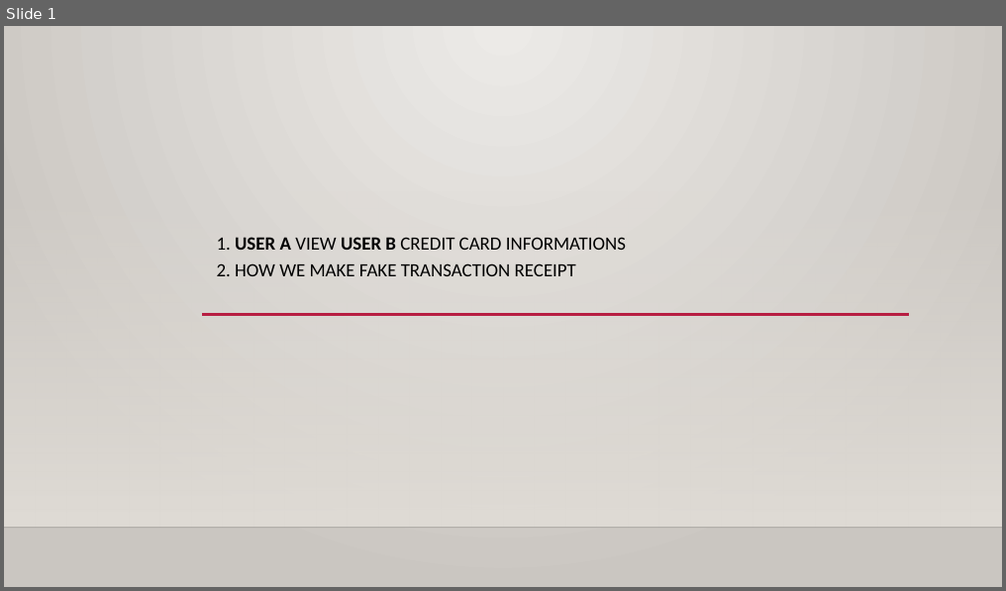
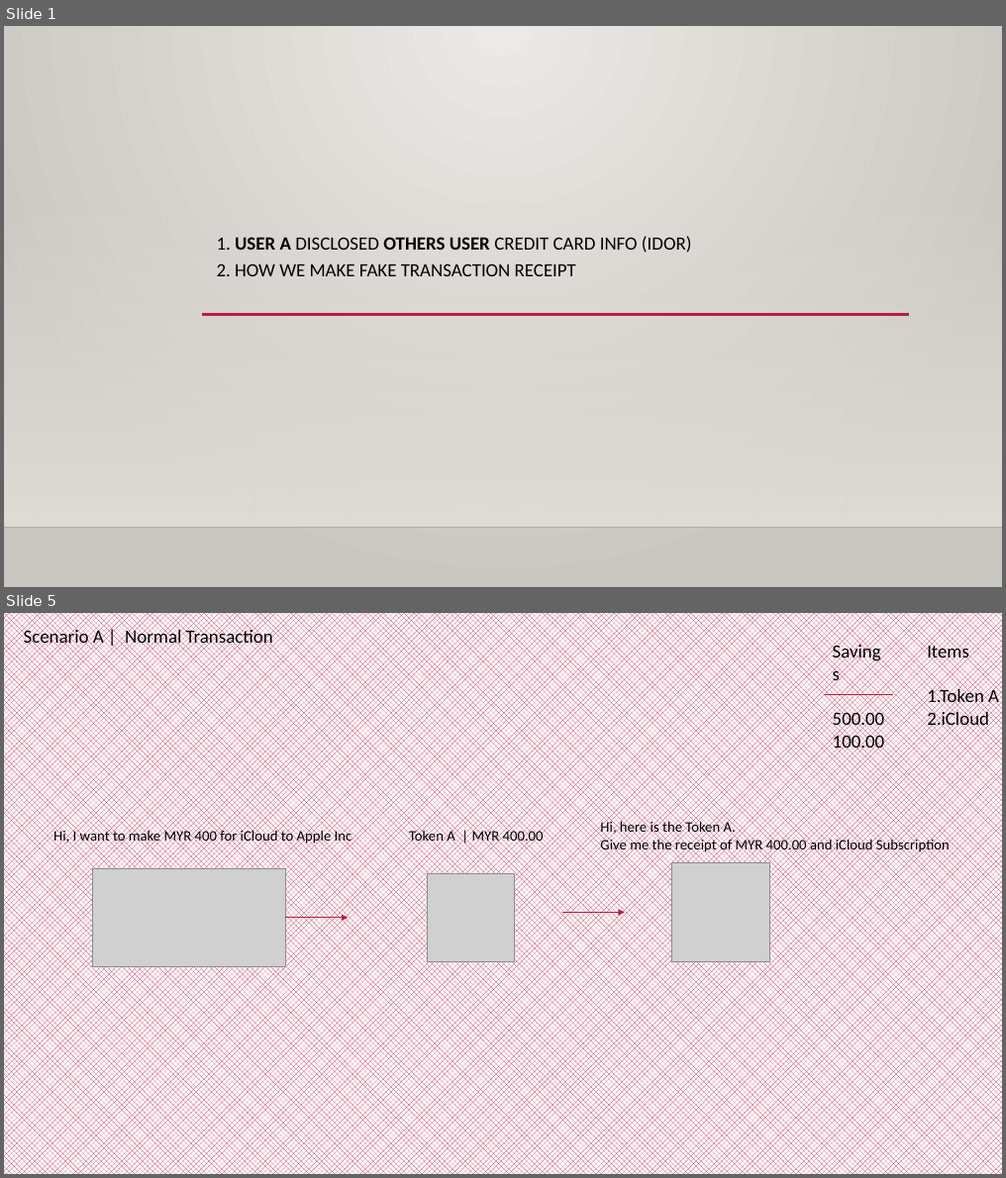
Before and after one commit to Applebois/Presentation-Slides, a slide deck: What Hacker Do In Their Daily Task/Slides.pptx. Shown one above the other, each under a label of ours: slide 1 before the commit, slides 1 and 5 after it; the slides between them are not shown. The pictures are 1006x591 and 1006x1178 pixels, drawn with LibreOffice and Linux fonts; fonts in the diff are those of the drawing; grey boxes stand for pictures; background and template pictures are left out. Boxes give left, top, right and bottom in pixels: in the first picture for what was removed or moved away, otherwise in the second. Text is boxed around its words. In the diff, an @@ line names an element or a change of style, - is before the commit and + after.

```diff
--- a/What Hacker Do In Their Daily Task/Slides.pptx
+++ b/What Hacker Do In Their Daily Task/Slides.pptx
@@ slide 5 added at [4,613,1002,1174], background pattern #B71E42 on #FFFFFF @@
@@ text added at [24,627,273,648], 18 pt, text #000000 @@
+Scenario A | Normal Transaction
@@ text added at [927,643,999,731], 18 pt, text #000000 @@
+Items
+1.Token A
+2.iCloud
@@ line added from (826, 694) to (893, 694), #B71E42 0.75 pt @@
@@ text added at [833,710,885,753], 18 pt, text #000000 @@
+Savings
+500.00
+100.00
@@ text added at [600,819,949,854], 14 pt, text #000000 @@
+Hi, here is the Token A.
+Give me the receipt of MYR 400.00 and iCloud Subscription
@@ text added at [54,828,352,845], 14 pt, text #000000 @@
+Hi, I want to make MYR 400 for iCloud to Apple Inc
@@ text added at [409,828,544,845], 14 pt, text #000000 @@
+Token A | MYR 400.00
@@ picture added at [92,868,285,967] @@
@@ picture added at [427,873,515,961] @@
@@ picture added at [672,863,770,961] @@
@@ arrow added from (285, 918) to (348, 918), #B71E42 0.75 pt @@
@@ arrow added from (561, 912) to (625, 912), #B71E42 0.75 pt @@
@@ slide 1 changed as well @@
@@ subtitle at [217,236,692,276]: text changed @@
-1. USER A VIEW USER B CREDIT CARD INFORMATIONS
-2. HOW WE MAKE FAKE TRANSACTION RECEIPT
+1. USER A DISCLOSED OTHERS USER CREDIT CARD INFO (IDOR)
+2. HOW WE MAKE FAKE TRANSACTION RECEIPT
```
Also in this commit, not shown: 4 other slides changed, 3 other slides added.
